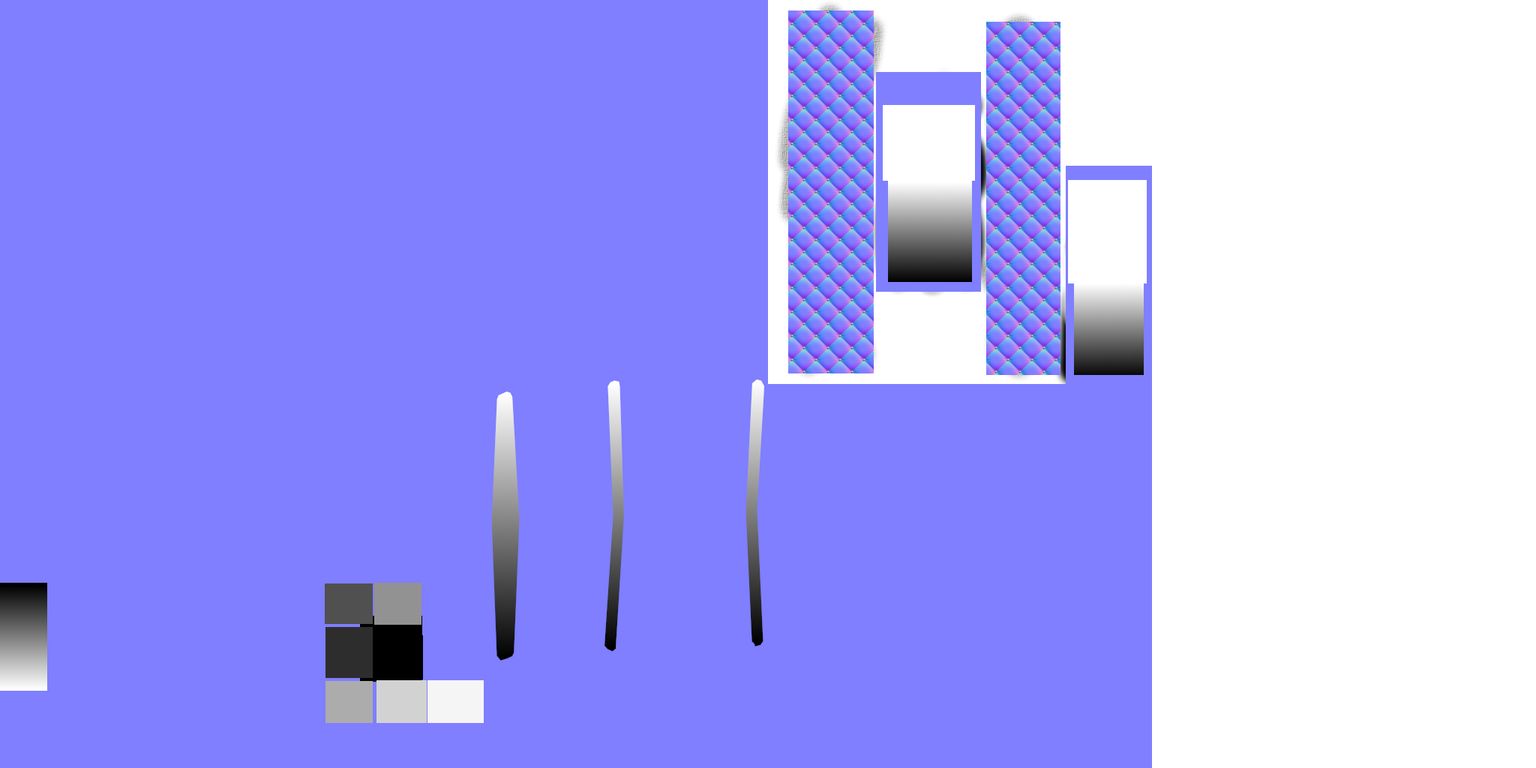
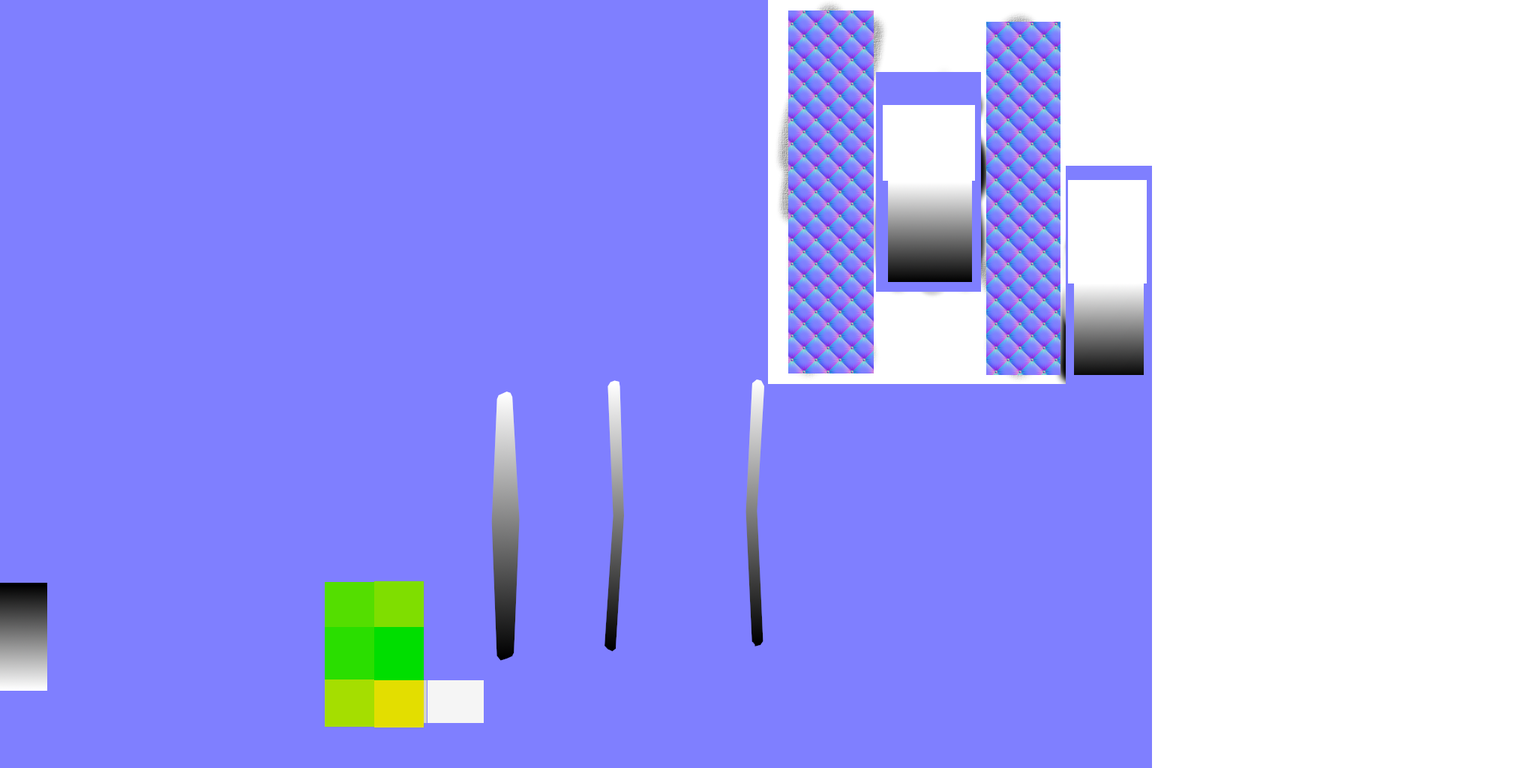
Comparing the layer stacks of the two 1536×768 images. Changes:
painted on "StaryGuyFabric.png" over box(324, 581, 424, 728)
